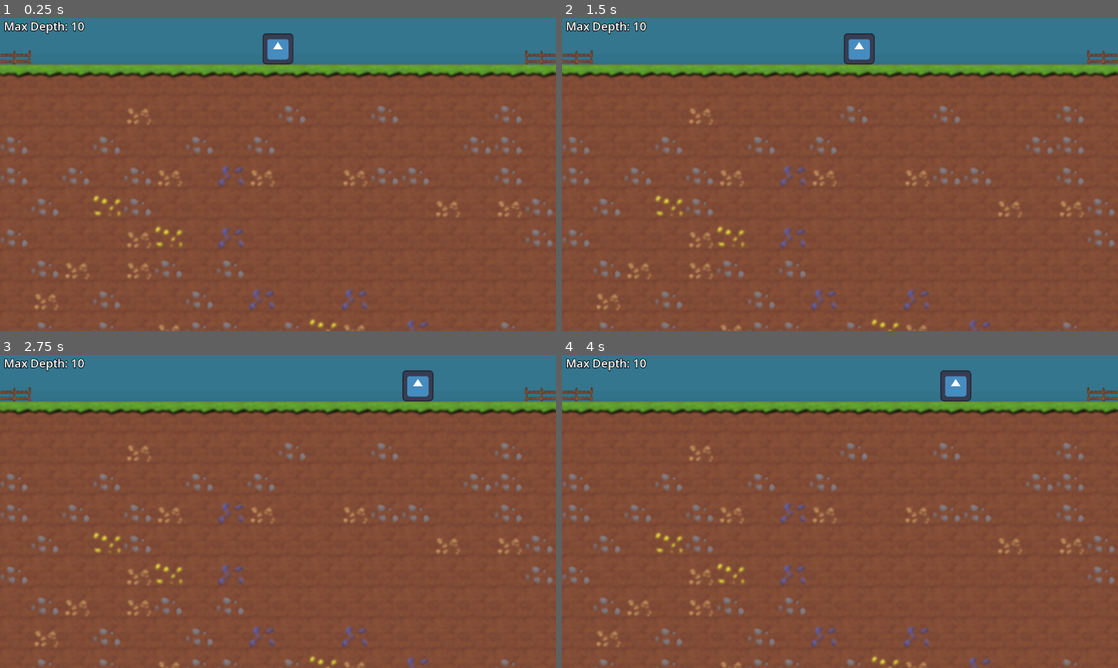
Above: before the commit, frames 1-4 (two rows, left to right).
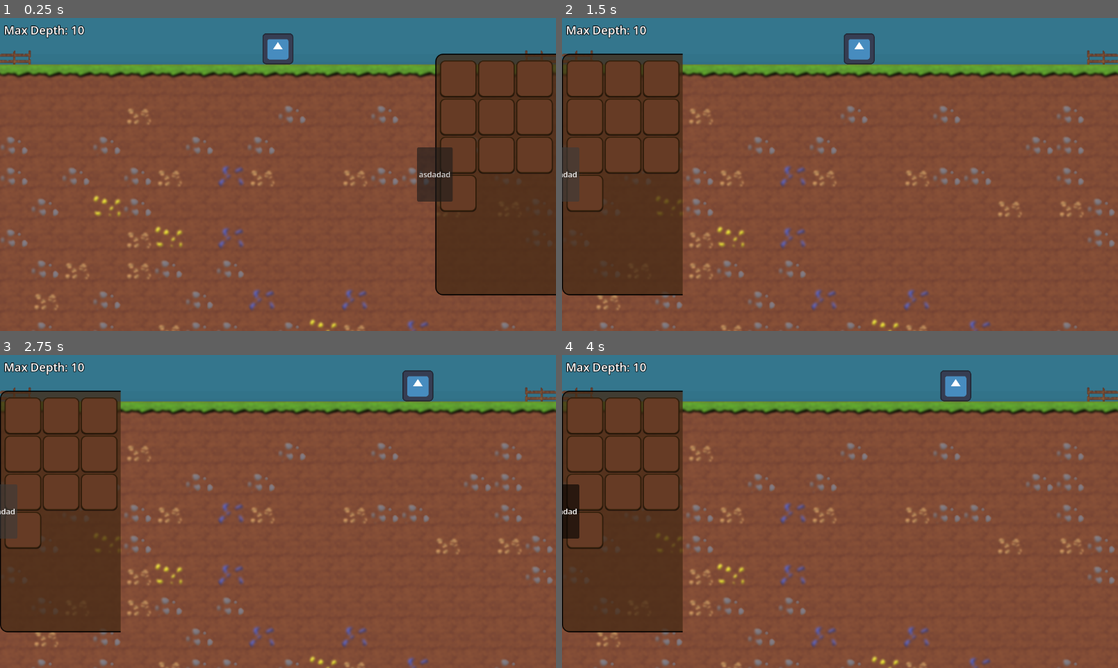
Above: after the commit, the same moments.

Repository: jakoofficial/DigNew
Game: Godot game, scene res://Scenes/Digzone.tscn
Same seed, same stepped clock (60 frames per second), same inputs: the game is played once before the commit and once after it. The engine's default icon, where the game draws it, is replaced by a stand-in: a white triangle on a blue panel in a dark square.
Inputs (mouse positions are in pixels of both pictures, inside the frame that each line leads up to):
- Up to frame 1 (0.25 s): no input
- Up to frame 2 (1.5 s): click (995, 174) at 0.5 s, where only the run after the commit has a clickable "asdadad"; tap Enter at 1.25 s; hold D (right) from 1.28 s (still down); tap R at 1.35 s
- Up to frame 3 (2.75 s): keep holding D (right); tap Space at 1.52, 2.27 s; tap R at 2.1 s
- Up to frame 4 (4 s): release D (right) at 2.78 s; hold A (left) 2.78-3.53 s; tap R at 2.85, 3.6 s; hold D (right) from 3.53 s (still down); tap Space at 3.77 s

The runs differ from the first frame. In frame 1, 16% of the frame differs, in the area x 0-100%, y 0-89%; in frame 2, 16%; in frame 3, 16%; in frame 4, 16%.

Commit message:
Added backpack and worknig on the toggle

Diff:
--- a/Nodes/UI/on_dig_ui.tscn
+++ b/Nodes/UI/on_dig_ui.tscn
@@ -13,16 +13,111 @@
 anchor_bottom = 1.0
 grow_horizontal = 2
 grow_vertical = 2
+mouse_filter = 2
 theme = ExtResource("1_nss3e")
 
 [node name="DepthLevel" type="RichTextLabel" parent="Control" unique_id=1725157303]
 clip_contents = false
 layout_mode = 0
 offset_left = 8.0
-offset_right = 256.0
-offset_bottom = 64.0
+offset_top = 8.0
+offset_right = 192.0
+offset_bottom = 72.0
 theme_type_variation = &"Coordinates"
 bbcode_enabled = true
 text = "depth: 0"
 scroll_active = false
 autowrap_mode = 0
+
+[node name="Backpack" type="Panel" parent="Control" unique_id=929151952]
+layout_mode = 1
+anchors_preset = 6
+anchor_left = 1.0
+anchor_top = 0.5
+anchor_right = 1.0
+anchor_bottom = 0.5
+offset_left = -250.0
+offset_top = -250.0
+offset_bottom = 250.0
+grow_horizontal = 0
+grow_vertical = 2
+theme_type_variation = &"Backpack"
+
+[node name="FlowContainer" type="FlowContainer" parent="Control/Backpack" unique_id=1328835352]
+layout_mode = 1
+anchors_preset = 15
+anchor_right = 1.0
+anchor_bottom = 1.0
+offset_left = 10.0
+offset_top = 14.0
+offset_bottom = -14.0
+grow_horizontal = 2
+grow_vertical = 2
+mouse_filter = 2
+
+[node name="Panel" type="Panel" parent="Control/Backpack/FlowContainer" unique_id=1767118211]
+custom_minimum_size = Vector2(75, 75)
+layout_mode = 2
+theme_type_variation = &"Backpack_Item"
+
+[node name="Panel2" type="Panel" parent="Control/Backpack/FlowContainer" unique_id=1992323781]
+custom_minimum_size = Vector2(75, 75)
+layout_mode = 2
+theme_type_variation = &"Backpack_Item"
+
+[node name="Panel3" type="Panel" parent="Control/Backpack/FlowContainer" unique_id=1649731176]
+custom_minimum_size = Vector2(75, 75)
+layout_mode = 2
+theme_type_variation = &"Backpack_Item"
+
+[node name="Panel4" type="Panel" parent="Control/Backpack/FlowContainer" unique_id=403044921]
+custom_minimum_size = Vector2(75, 75)
+layout_mode = 2
+theme_type_variation = &"Backpack_Item"
+
+[node name="Panel5" type="Panel" parent="Control/Backpack/FlowContainer" unique_id=582253071]
+custom_minimum_size = Vector2(75, 75)
+layout_mode = 2
+theme_type_variation = &"Backpack_Item"
+
+[node name="Panel6" type="Panel" parent="Control/Backpack/FlowContainer" unique_id=1247738491]
+custom_minimum_size = Vector2(75, 75)
+layout_mode = 2
+theme_type_variation = &"Backpack_Item"
+
+[node name="Panel7" type="Panel" parent="Control/Backpack/FlowContainer" unique_id=1755728963]
+custom_minimum_size = Vector2(75, 75)
+layout_mode = 2
+theme_type_variation = &"Backpack_Item"
+
+[node name="Panel8" type="Panel" parent="Control/Backpack/FlowContainer" unique_id=1156817827]
+custom_minimum_size = Vector2(75, 75)
+layout_mode = 2
+theme_type_variation = &"Backpack_Item"
+
+[node name="Panel9" type="Panel" parent="Control/Backpack/FlowContainer" unique_id=1433496842]
+custom_minimum_size = Vector2(75, 75)
+layout_mode = 2
+theme_type_variation = &"Backpack_Item"
+
+[node name="Panel10" type="Panel" parent="Control/Backpack/FlowContainer" unique_id=1194873931]
+custom_minimum_size = Vector2(75, 75)
+layout_mode = 2
+theme_type_variation = &"Backpack_Item"
+
+[node name="BackpackCollapser" type="Button" parent="Control/Backpack" unique_id=312700030]
+layout_mode = 1
+anchors_preset = 4
+anchor_top = 0.5
+anchor_bottom = 0.5
+offset_left = -38.0
+offset_top = -56.0
+offset_right = 2.0
+offset_bottom = 56.0
+grow_vertical = 2
+mouse_default_cursor_shape = 2
+theme_type_variation = &"Backpack"
+toggle_mode = true
+text = "asdadad"
+
+[connection signal="toggled" from="Control/Backpack/BackpackCollapser" to="." method="_backpack"]
--- a/Scripts/on_dig_ui.gd
+++ b/Scripts/on_dig_ui.gd
@@ -1,9 +1,16 @@
 extends CanvasLayer
 
 @onready var depth_level: RichTextLabel = $Control/DepthLevel
+@onready var backpack: Panel = $Control/Backpack
+@onready var backpack_collapser: Button = $Control/Backpack/BackpackCollapser
 
 func _ready() -> void:
 	GM.curUI = self
 
+func _backpack(toggled: bool) -> void:
+	toggled = !toggled
+	if toggled:
+		backpack.global_position.x = 0
+
 func set_depth_max_label() -> void:
 	depth_level.text = str("Max Depth: %s" % GM.maxY)
--- a/Themes/UI.tres
+++ b/Themes/UI.tres
@@ -1,6 +1,33 @@
 [gd_resource type="Theme" format=3 uid="uid://e5uj1uvlt6aq"]
 
+[sub_resource type="StyleBoxFlat" id="StyleBoxFlat_ug1e5"]
+bg_color = Color(0.27058825, 0.16078432, 0.078431375, 0.7411765)
+border_width_left = 2
+border_width_top = 2
+border_width_bottom = 2
+border_color = Color(0, 0, 0, 1)
+corner_radius_top_left = 15
+corner_radius_bottom_left = 15
+
+[sub_resource type="StyleBoxFlat" id="StyleBoxFlat_0whwl"]
+bg_color = Color(0.39967686, 0.23339394, 0.1469453, 1)
+border_width_left = 2
+border_width_top = 2
+border_width_right = 2
+border_width_bottom = 2
+border_color = Color(0.19121301, 0.11991721, 0.03839218, 1)
+corner_radius_top_left = 10
+corner_radius_top_right = 10
+corner_radius_bottom_right = 10
+corner_radius_bottom_left = 10
+shadow_size = 1
+shadow_offset = Vector2(0, 1)
+
 [resource]
+Backpack/base_type = &"Panel"
+Backpack/styles/panel = SubResource("StyleBoxFlat_ug1e5")
+Backpack_Item/base_type = &"Panel"
+Backpack_Item/styles/panel = SubResource("StyleBoxFlat_0whwl")
 Coordinates/base_type = &"RichTextLabel"
 Coordinates/constants/outline_size = 5
 Coordinates/constants/shadow_offset_y = 8
